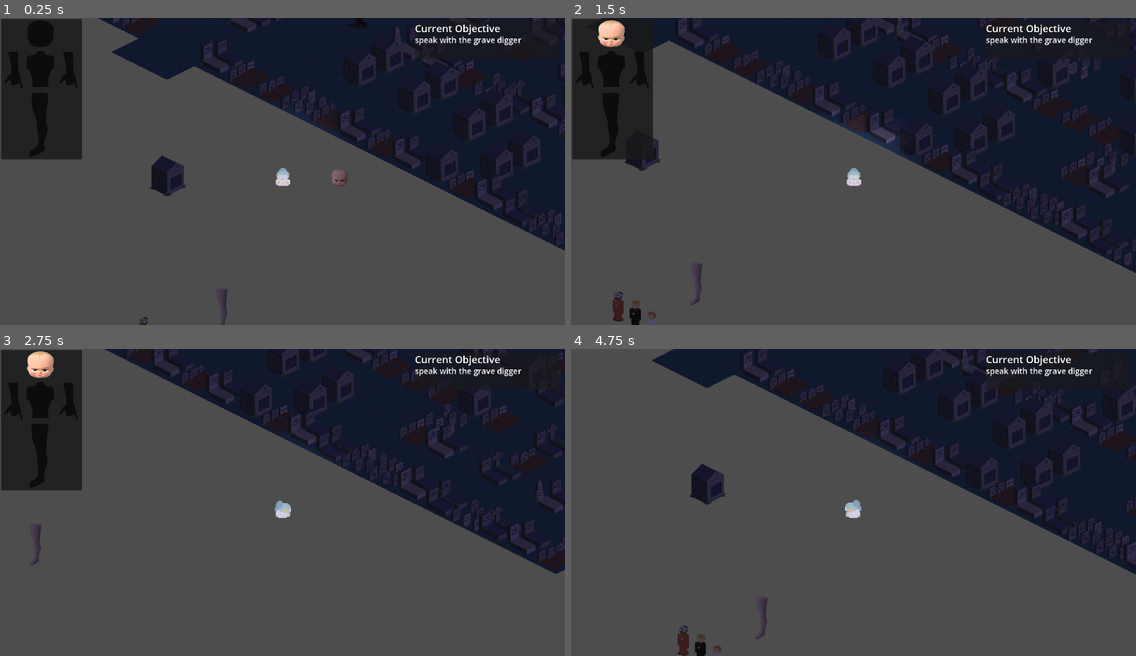
Above: before the commit, frames 1-4 (two rows, left to right).
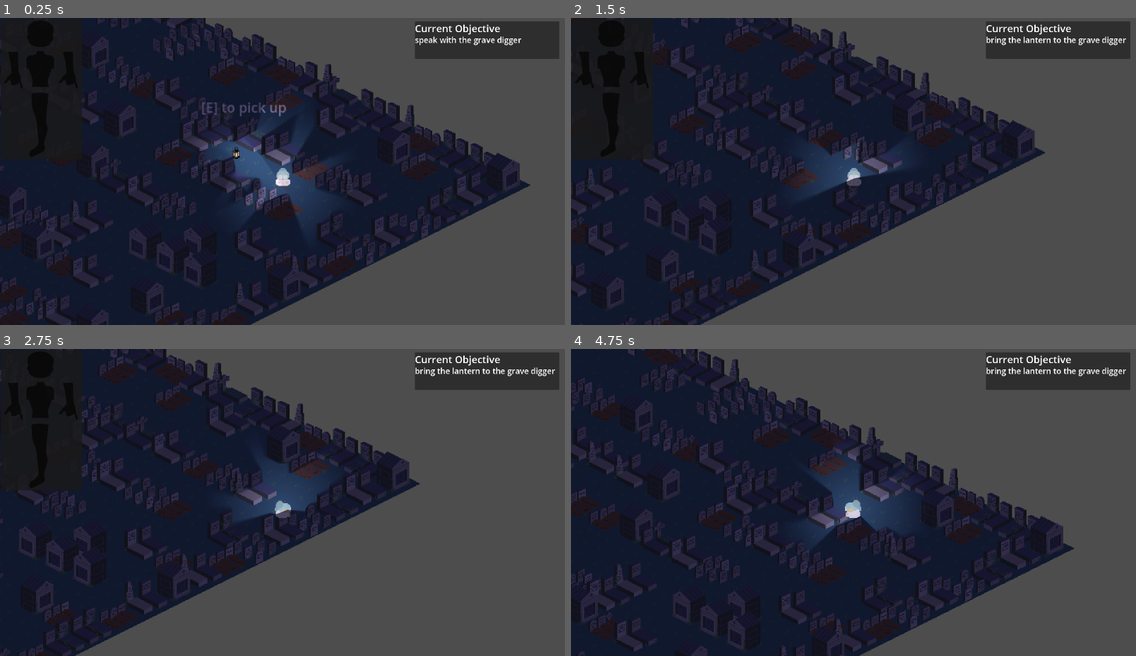
Above: after the commit, the same moments.

Repository: ekaktusz/screamjam2024
Game: Godot game, scene res://Scenes/Screens/Game/game.tscn
Same seed, same stepped clock (60 frames per second), same inputs: the game is played once before the commit and once after it.
Inputs:
- Up to frame 1 (0.25 s): no input
- Up to frame 2 (1.5 s): tap Enter at 0.5 s; hold Right (ui_right) 0.53-1.28 s; hold E (interact) 0.53-1.28 s; hold Down (ui_down) from 1.28 s (still down); tap E (interact) at 1.35 s
- Up to frame 3 (2.75 s): release Down (ui_down) at 2.03 s; hold Right (ui_right) from 2.03 s (still down); hold E (interact) from 2.03 s (still down)
- Up to frame 4 (4.75 s): release Right (ui_right) at 2.78 s; release E (interact) at 2.78 s; hold Up (ui_up) 2.78-3.53 s; tap E (interact) at 2.85, 4.35 s; hold E (interact) 3.53-4.28 s; hold Left (ui_left) from 3.53 s (still down); tap Tab (open_inventory) at 4.15 s

The runs differ from the first frame. In frame 1, 66% of the frame differs, in the area x 0-100%, y 0-100%; in frame 2, 58%; in frame 3, 60%; in frame 4, 84%.

Commit message:
no idea what im doing

Diff:
--- a/Scenes/Graveyard/graveyard.gd
+++ b/Scenes/Graveyard/graveyard.gd
@@ -12,3 +12,8 @@
 # Called every frame. 'delta' is the elapsed time since the previous frame.
 func _process(delta: float) -> void:
 	pass
+
+func _on_lantern_item_collected(item_name) -> void:
+	Globals.inventory.append(item_name)
+	print(item_name)
+	Globals.current_objective = "bring the lantern to the grave digger"
--- a/Scenes/Graveyard/graveyard.tscn
+++ b/Scenes/Graveyard/graveyard.tscn
@@ -28,3 +28,5 @@
 [node name="Lantern" parent="." instance=ExtResource("5_olwlb")]
 z_index = 100
 position = Vector2(1289, 9)
+
+[connection signal="item_collected" from="Lantern" to="." method="_on_lantern_item_collected"]
--- a/Scenes/Inventory/inventory.gd
+++ b/Scenes/Inventory/inventory.gd
@@ -5,6 +5,8 @@
 @onready var right_arm: TextureRect = $PanelContainer/GridContainer/RightArm
 @onready var left_arm: TextureRect = $PanelContainer/GridContainer/LeftArm
 @onready var leg: TextureRect = $PanelContainer/GridContainer/Leg
+@onready var lantern: TextureRect = $PanelContainer/GridContainer/Lantern
+
 
 var inventory: Array[Bodypart] = [
 	Bodypart.new("Head", false),
--- a/Scenes/Screens/Game/game.tscn
+++ b/Scenes/Screens/Game/game.tscn
@@ -27,7 +27,7 @@
 [node name="Player" parent="." groups=["player"] instance=ExtResource("2_ssn54")]
 z_index = 1
 y_sort_enabled = true
-position = Vector2(328, 61)
+position = Vector2(1216, -79)
 
 [node name="Priest1" parent="." instance=ExtResource("6_pc0e0")]
 position = Vector2(187, 260)
--- a/globals.gd
+++ b/globals.gd
@@ -1,3 +1,5 @@
 extends Node
 
+var inventory: Array[String]
+
 var current_objective: String = "speak with the grave digger"
